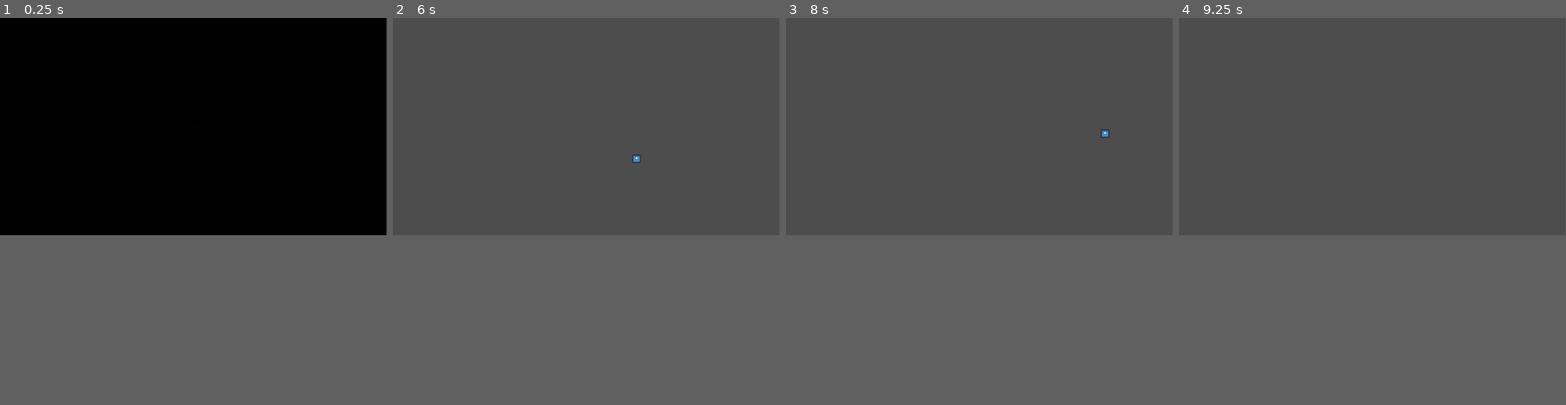
Above: before the commit, frames 1-4 (left to right).
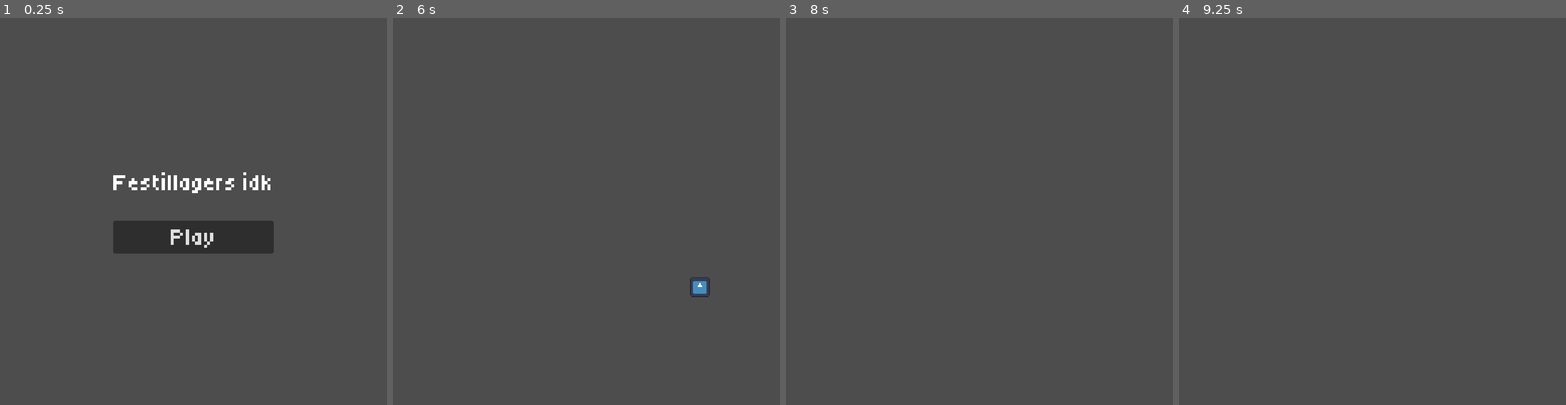
Above: after the commit, the same moments.

Repository: DieserMastro/GMTK-GameJam
Game: Godot game, scene res://core/main/main.tscn
Two runs of this game, one before a commit and one after it. Both use one fixed random seed, a clock stepped at 60 frames per second and the inputs below. The engine's default icon, where the game draws it, is replaced by a stand-in: a white triangle on a blue panel in a dark square.
Inputs (mouse positions are in pixels of both pictures, inside the frame that each line leads up to):
- Up to frame 1 (0.25 s): no input
- Up to frame 2 (6 s): click (586, 141) at 0.5 s, where only the run after the commit has a clickable "Play"; tap Enter at 1.25, 4.25 s; hold D (right) 1.28-2.03 s; hold Shift (run) 1.28-2.03 s; hold S (down) 2.03-2.78 s; tap I at 2.1, 3.6, 5.1 s; hold D (right) 2.78-3.53 s; hold Shift (run) 2.78-3.53 s; tap Space at 3.5 s; hold W (up) 3.53-4.28 s; hold Shift (run) 4.28-5.03 s; hold A (left) 4.28-5.78 s; hold S (down) from 5.78 s (still down); hold Shift (run) from 5.78 s (still down)
- Up to frame 3 (8 s): release S (down) at 6.53 s; release Shift (run) at 6.53 s; hold D (right) 6.53-7.28 s; tap I at 6.6 s; tap Space at 7.25 s; hold W (up) from 7.28 s (still down); hold Shift (run) from 7.28 s (still down)
- Up to frame 4 (9.25 s): release W (up) at 8.03 s; release Shift (run) at 8.03 s; hold D (right) 8.03-8.78 s; tap I at 8.1 s; tap Enter at 8.75 s; hold S (down) from 8.78 s (still down); hold Shift (run) from 8.78 s (still down)
The window is 799x449 before the commit and 800x800 after it. Grey fills any space a smaller window leaves; there, only what the larger window draws over its background counts as a difference.

The runs differ from the first frame. In frame 1, 58% of the frame differs, in the area x 0-100%, y 0-61%; in frame 2, 0.2%; in frame 3, less than 0.1%; in frame 4, only the window size differs.

Commit message:
feat: basic main menu

Diff:
--- /dev/null
+++ b/gmtk-game-jam/common/ui/theme/main_theme.tres
@@ -0,0 +1,5 @@
+[gd_resource type="Theme" format=3 uid="uid://biq8ht6fmtou7"]
+
+[resource]
+default_font_size = 32
+HeaderLarge/font_sizes/font_size = 28
--- a/gmtk-game-jam/core/main/main.gd
+++ b/gmtk-game-jam/core/main/main.gd
@@ -2,14 +2,16 @@
 extends Node
 
 enum SCENE {
+	MAIN_MENU,
 	TOWN_SQUARE,
 }
 
 @export_group("Scenes")
-@export var initial_scene := SCENE.TOWN_SQUARE
+@export var initial_scene := SCENE.MAIN_MENU
 
 var _current_scene: Node
 var _scene_paths: Dictionary[SCENE, String] = {
+	SCENE.MAIN_MENU: "uid://can2dbsfqk2ii",
 	SCENE.TOWN_SQUARE: "uid://b170u02mew26o",
 }
 
--- a/gmtk-game-jam/game/town_square/town_square.tscn
+++ b/gmtk-game-jam/game/town_square/town_square.tscn
@@ -11,4 +11,4 @@
 [node name="Characters" type="Node2D" parent="." index="2" unique_id=1453516371]
 
 [node name="Player" parent="Characters" index="0" unique_id=505119842 instance=ExtResource("2_em1hl")]
-position = Vector2(576, 320)
+position = Vector2(256, 256)
--- a/gmtk-game-jam/project.godot
+++ b/gmtk-game-jam/project.godot
@@ -19,9 +19,23 @@
 
 GameManager="*uid://c7agv2js546md"
 
+[display]
+
+window/size/viewport_width=512
+window/size/viewport_height=512
+window/size/window_width_override=1024
+window/size/window_height_override=1024
+window/stretch/mode="canvas_items"
+window/stretch/scale_mode="integer"
+
 [editor_plugins]
 
 enabled=PackedStringArray("res://addons/GDQuest_GDScript_formatter/plugin.cfg")
+
+[gui]
+
+theme/custom="uid://biq8ht6fmtou7"
+theme/custom_font="uid://c2ggcy1ttguqi"
 
 [input]
 
--- /dev/null
+++ b/gmtk-game-jam/scenes/menus/main_menu/main_menu.gd
@@ -0,0 +1,5 @@
+extends Control
+
+
+func _on_play_button_pressed() -> void:
+	GameManager.main.load_scene(Main.SCENE.TOWN_SQUARE)
--- /dev/null
+++ b/gmtk-game-jam/scenes/menus/main_menu/main_menu.tscn
@@ -0,0 +1,39 @@
+[gd_scene format=3 uid="uid://can2dbsfqk2ii"]
+
+[ext_resource type="Script" uid="uid://cornhalwkhxaw" path="res://scenes/menus/main_menu/main_menu.gd" id="1_flk2s"]
+[ext_resource type="Theme" uid="uid://biq8ht6fmtou7" path="res://common/ui/theme/main_theme.tres" id="2_gm7d7"]
+
+[node name="MainMenu" type="Control" unique_id=1999511471]
+layout_mode = 3
+anchors_preset = 15
+anchor_right = 1.0
+anchor_bottom = 1.0
+grow_horizontal = 2
+grow_vertical = 2
+script = ExtResource("1_flk2s")
+
+[node name="VBoxContainer" type="VBoxContainer" parent="." unique_id=1538717278]
+layout_mode = 1
+anchors_preset = 8
+anchor_left = 0.5
+anchor_top = 0.5
+anchor_right = 0.5
+anchor_bottom = 0.5
+offset_left = -106.0
+offset_top = -24.0
+offset_right = 106.0
+offset_bottom = 24.0
+grow_horizontal = 2
+grow_vertical = 2
+theme_override_constants/separation = 32
+
+[node name="Title" type="Label" parent="VBoxContainer" unique_id=940601011]
+layout_mode = 2
+theme = ExtResource("2_gm7d7")
+text = "Festillagers idk"
+
+[node name="PlayButton" type="Button" parent="VBoxContainer" unique_id=1197479089]
+layout_mode = 2
+text = "Play"
+
+[connection signal="pressed" from="VBoxContainer/PlayButton" to="." method="_on_play_button_pressed"]
Binary file added: gmtk-game-jam/common/ui/fonts/Tiny5/Tiny5-Regular.ttf
Not shown, added: gmtk-game-jam/common/ui/fonts/Tiny5/Tiny5-Regular.ttf.import
Not shown, added: gmtk-game-jam/scenes/menus/main_menu/main_menu.gd.uid
